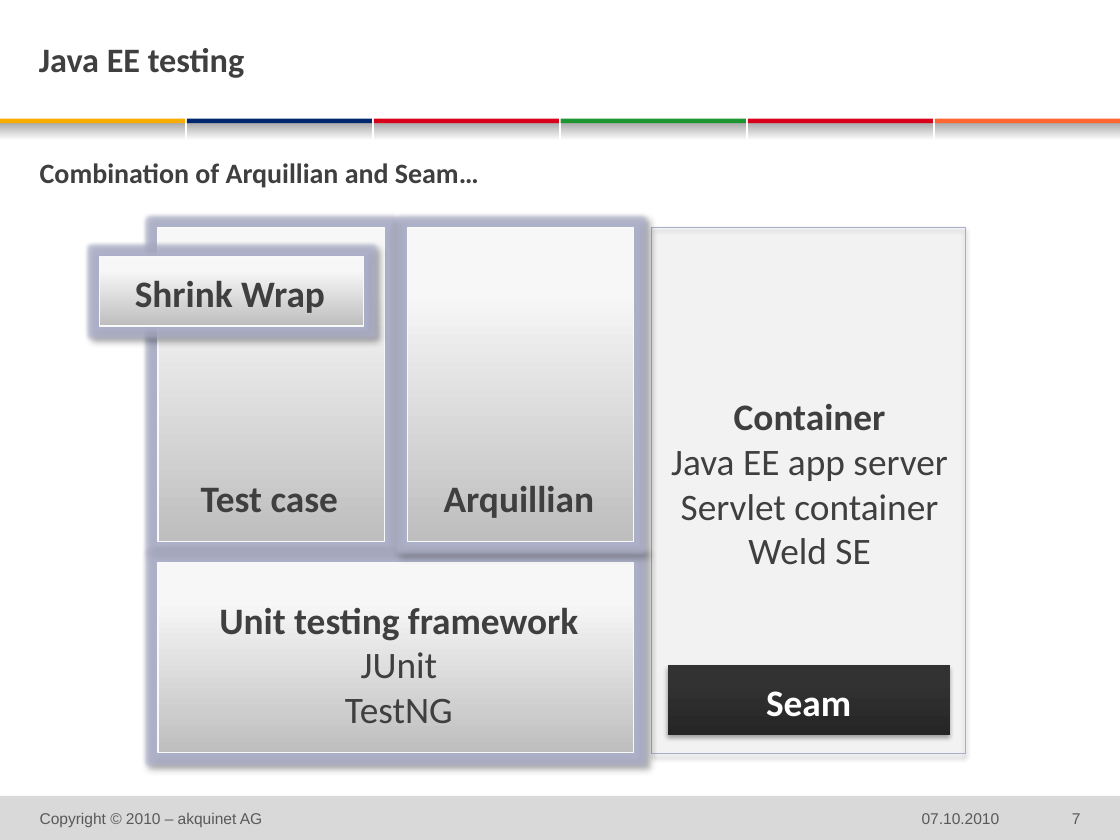
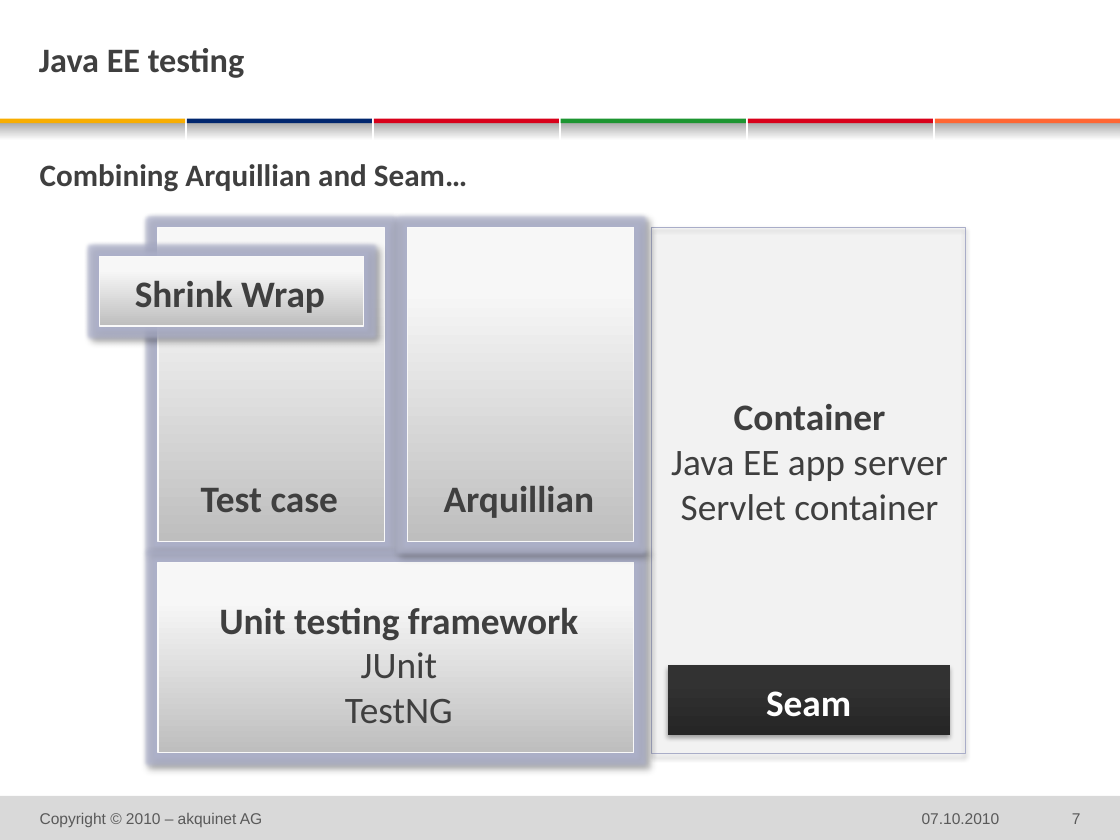
Before and after one commit to michaelschuetz/seamArquillian-judcon2010, a slide deck: slide 7 of doc/judcon_SeamArquillian.pptx. Drawn at 1120x840 pixels with LibreOffice and Linux fonts; fonts in the diff are those of the drawing; background and template pictures are left out. Boxes give left, top, right and bottom in pixels: in the first picture for what was removed or moved away, otherwise in the second. Text is boxed around its words. In the diff, an @@ line names an element or a change of style, - is before the commit and + after.

```diff
--- a/doc/judcon_SeamArquillian.pptx
+++ b/doc/judcon_SeamArquillian.pptx
@@ text at bbox=[40, 164, 467, 192]: text changed; size 18 to 20 pt @@
-Combination of Arquillian and Seam…
+Combining Arquillian and Seam…
@@ text at bbox=[748, 538, 870, 565]: paragraph removed @@
-Weld SE
```
Also in this commit, not shown: 11 other slides changed.
